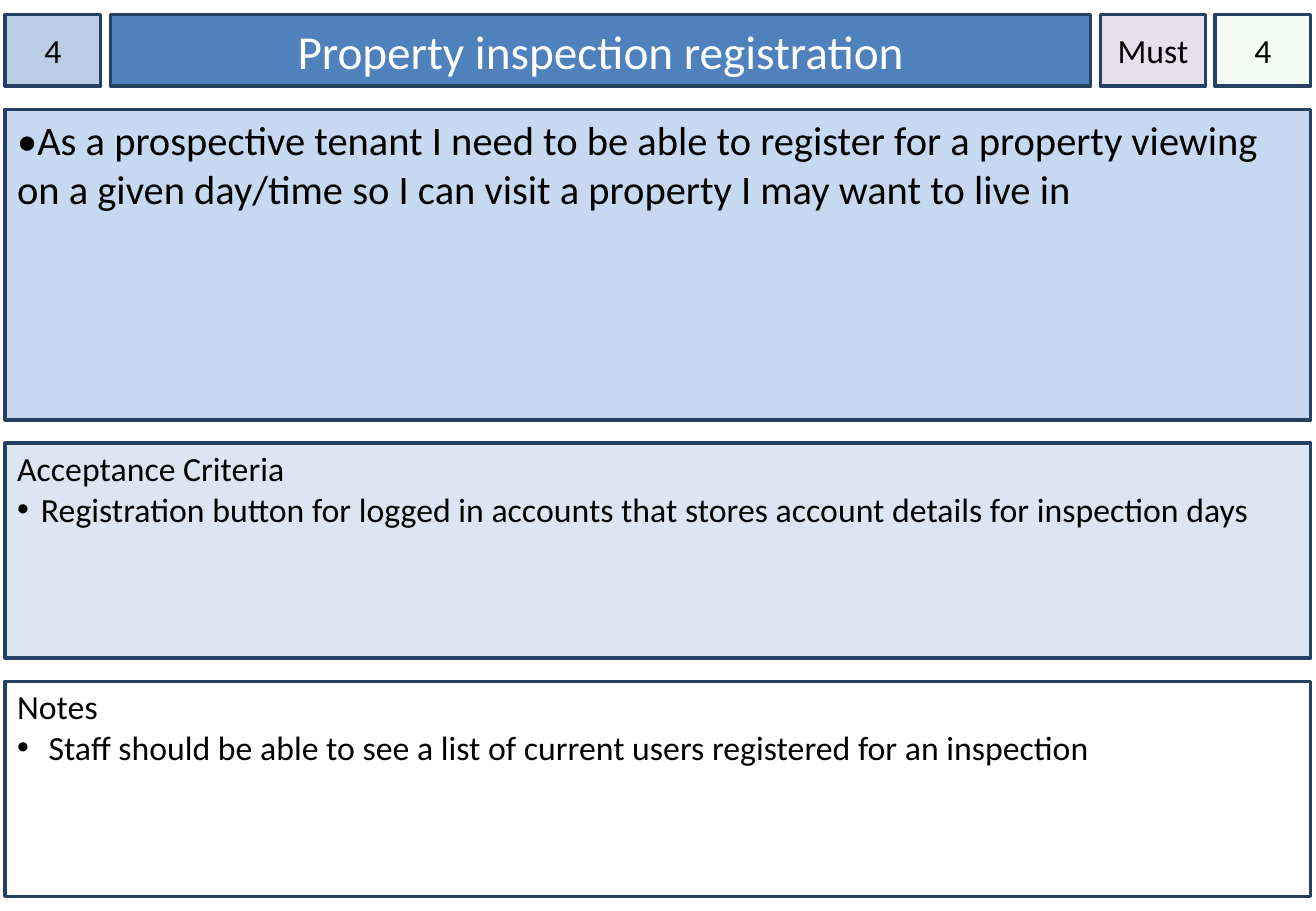
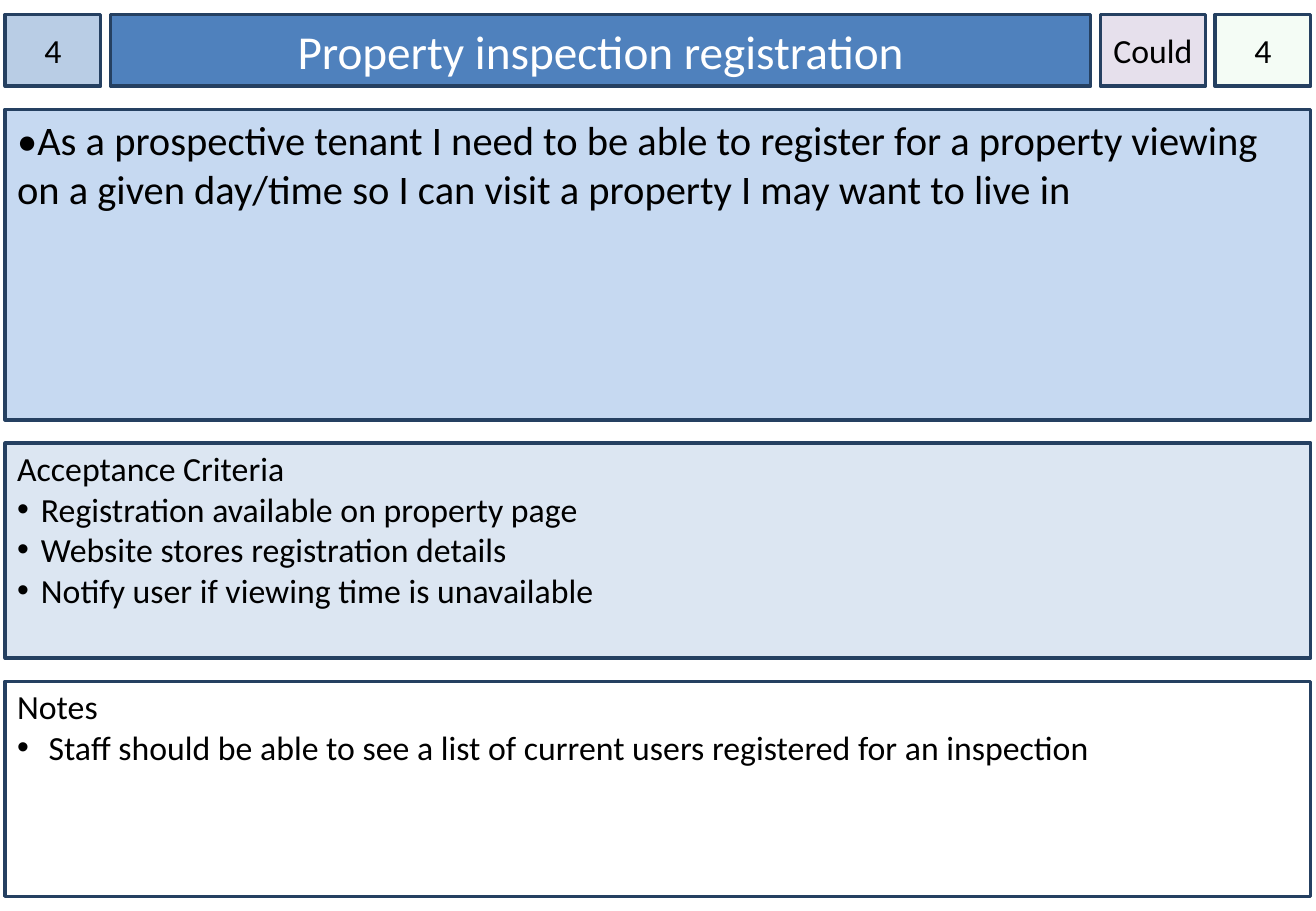
Before and after one commit to mdeclosey/IFB299, a slide deck: slide 5 of Documentation/Story Cards.pptx. Drawn at 1316x911 pixels with LibreOffice and Linux fonts; fonts in the diff are those of the drawing. Boxes give left, top, right and bottom in pixels: in the first picture for what was removed or moved away, otherwise in the second. Text is boxed around its words. In the diff, an @@ line names an element or a change of style, - is before the commit and + after.

```diff
--- a/Documentation/Story Cards.pptx
+++ b/Documentation/Story Cards.pptx
@@ text in rectangle at (1113, 39, 1192, 64): text changed @@
-Must
+Could
@@ text in rectangle at (41, 498, 593, 609): text changed @@
-• Registration button for logged in accounts that stores account details for inspection days
+• Registration available on property page
+• Website stores registration details
+• Notify user if viewing time is unavailable
```
Also in this commit, not shown: 16 other slides changed, 1 slide removed, 1 other file.
